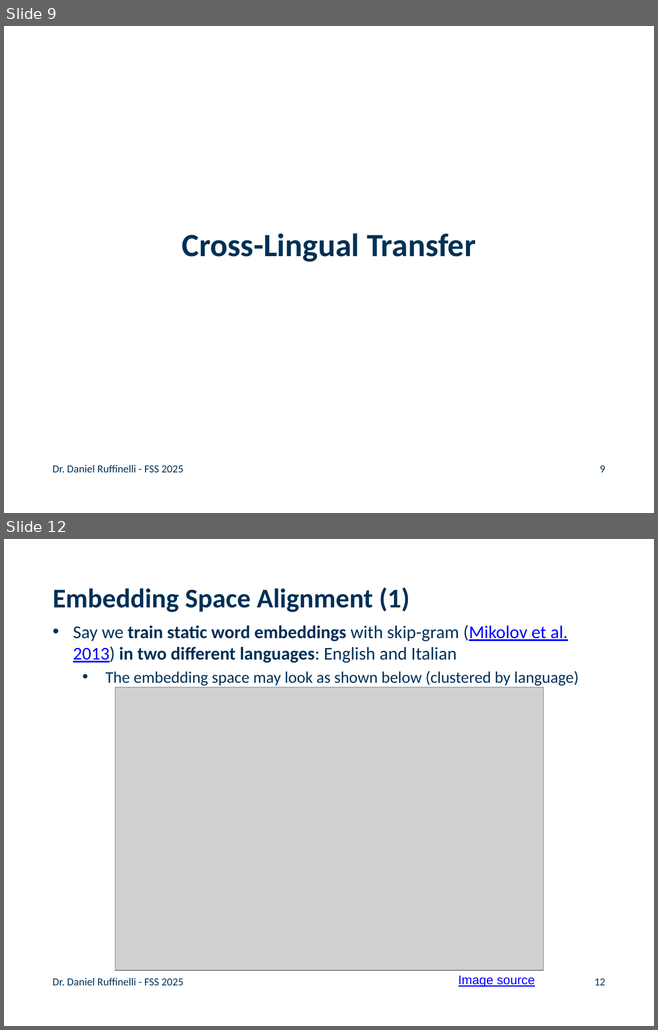
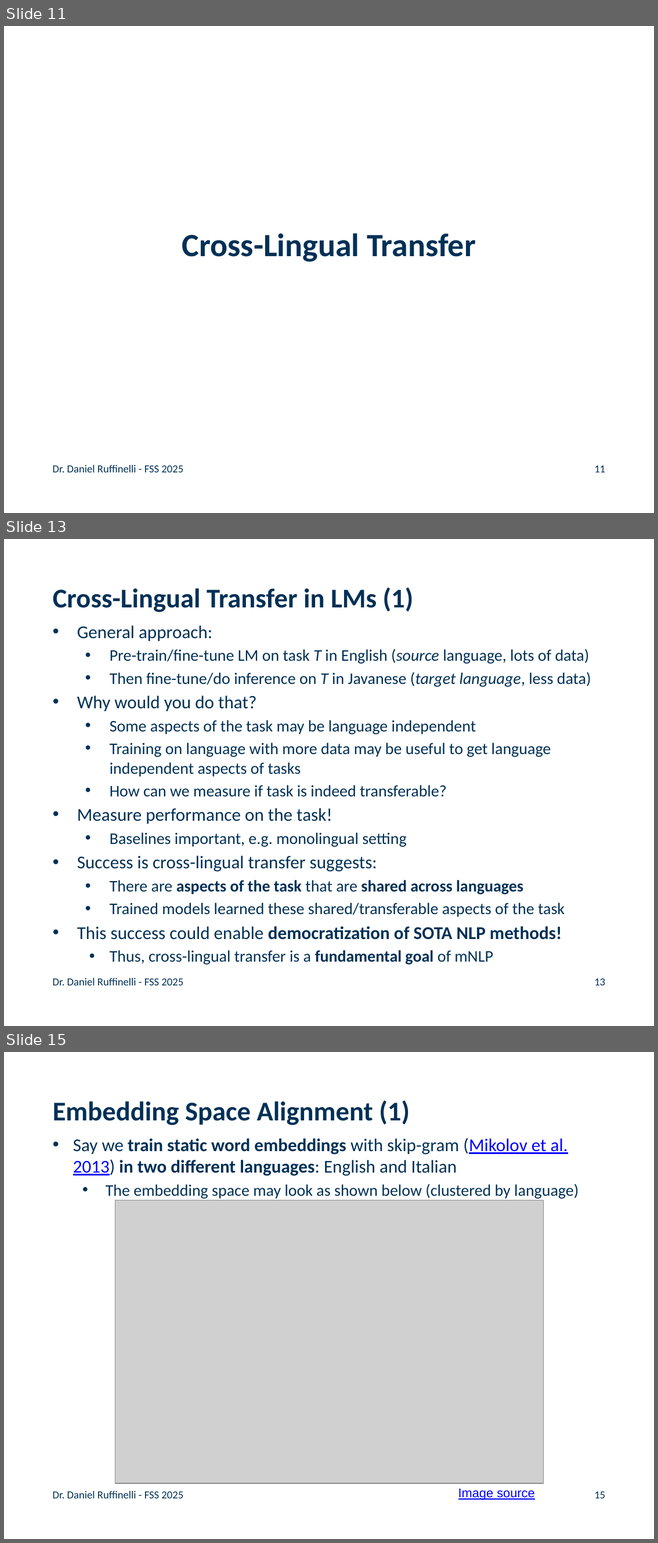
Before and after one commit to rufex2001/teaching_llms, a slide deck: lectures/09_multilingual_nlp/09_multilingual_nlp.pptx. Shown one above the other, each under a label of ours: slides 9 and 12 before the commit, slides 11, 13 and 15 after it; the slides between them are not shown. The pictures are 658x1030 and 658x1543 pixels, drawn with LibreOffice and Linux fonts; fonts in the diff are those of the drawing; grey boxes stand for pictures; background and template pictures are left out. Boxes give left, top, right and bottom in pixels: in the first picture for what was removed or moved away, otherwise in the second. Text is boxed around its words. In the diff, an @@ line names an element or a change of style, - is before the commit and + after.

```diff
--- a/lectures/09_multilingual_nlp/09_multilingual_nlp.pptx
+++ b/lectures/09_multilingual_nlp/09_multilingual_nlp.pptx
@@ slide 13 added at <box>4,539,654,1026</box>, background #FFFFFF @@
@@ title added at <box>53,587,413,612</box>, 30 pt, text #003056, bold @@
+Cross-Lingual Transfer in LMs (1)
@@ text added at <box>77,625,591,965</box>, 18 pt, text #003056 @@
+• General approach:
+  • Pre-train/fine-tune LM on task T in English (source language, lots of data)
+  • Then fine-tune/do inference on T in Javanese (target language, less data)
+• Why would you do that?
+  • Some aspects of the task may be language independent
+  • Training on language with more data may be useful to get language independent aspects of tasks
+  • How can we measure if task is indeed transferable?
+• Measure performance on the task!
+  • Baselines important, e.g. monolingual setting
+• Success is cross-lingual transfer suggests:
+  • There are aspects of the task that are shared across languages
+  • Trained models learned these shared/transferable aspects of the task
+• This success could enable democratization of SOTA NLP methods!
+  • Thus, cross-lingual transfer is a fundamental goal of mNLP
@@ text added at <box>53,978,183,986</box>, 12 pt, text #003056 @@
+Dr. Daniel Ruffinelli - FSS 2025
@@ page number added at <box>594,979,605,986</box>, 12 pt, text #003056 @@
+13
@@ what was slide 9 is now slide 11 @@
@@ page number at <box>594,466,605,473</box>: text changed @@
-9
+11
@@ what was slide 12 is now slide 15 @@
@@ page number at <box>594,1492,605,1499</box>: text changed @@
-12
+15
```
Also in this commit, not shown: 11 slides changed, 3 other slides added, 13 other files.
